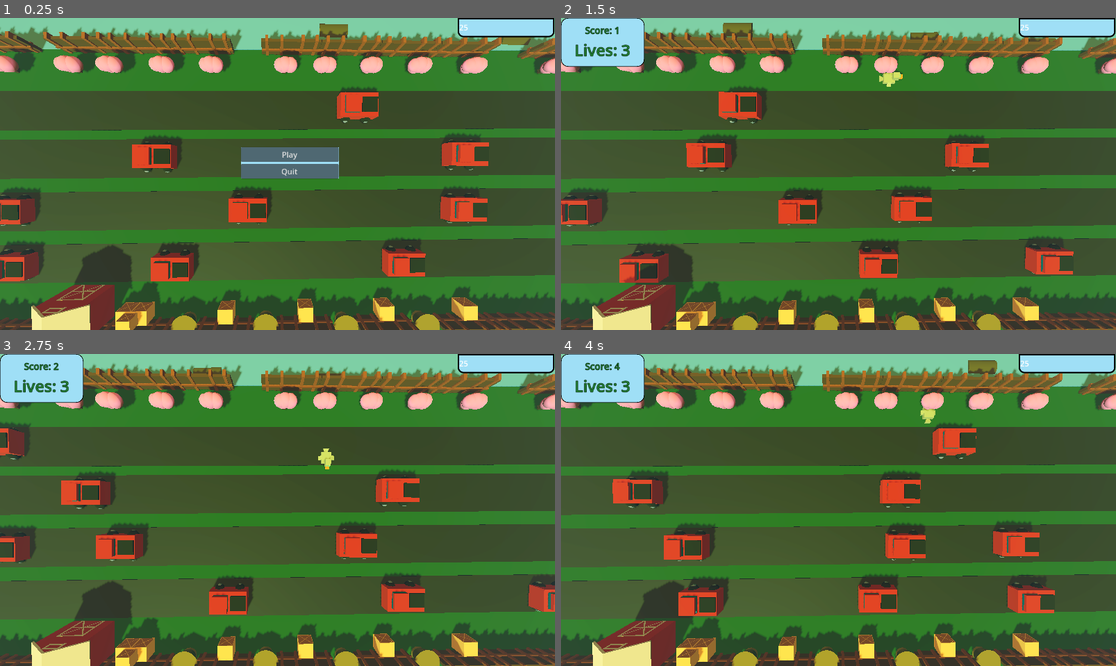
Above: before the commit, frames 1-4 (two rows, left to right).
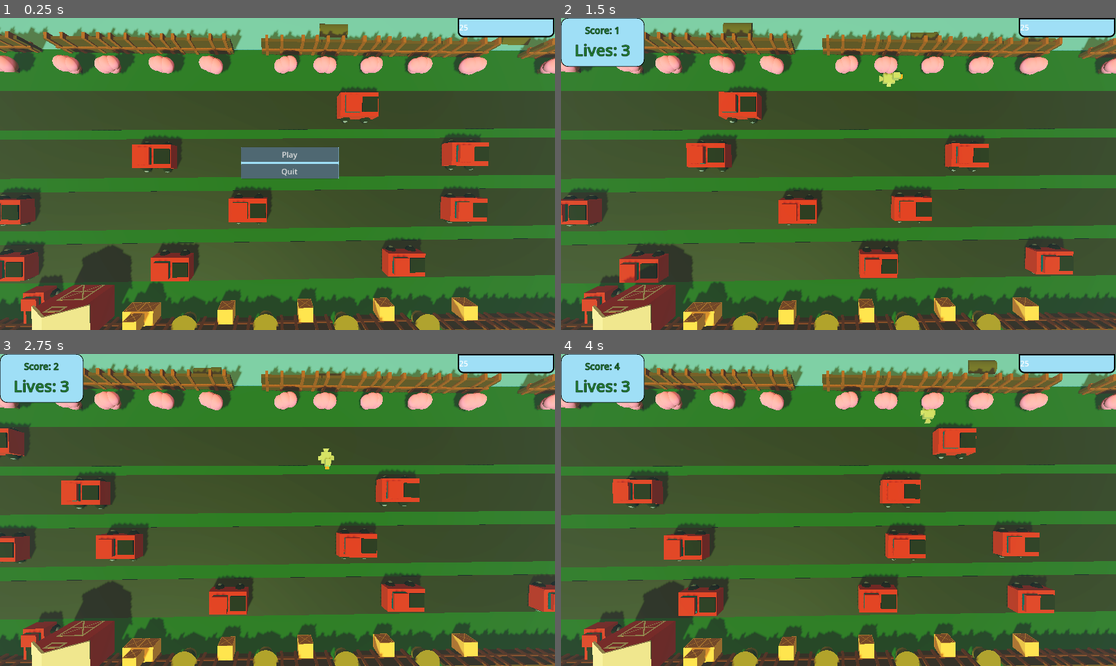
Above: after the commit, the same moments.

Repository: PushingPolygons/dangerxing-PCCDanny
Game: Godot game, scene res://Main/Main.tscn
The game is run twice, just before and just after one commit, with the same random seed, the same clock (stepped at 60 frames per second) and the same inputs.
Inputs:
- Up to frame 1 (0.25 s): no input
- Up to frame 2 (1.5 s): click "Play" at 0.5 s; hold D (move_right) from 1.28 s (still down)
- Up to frame 3 (2.75 s): release D (move_right) at 2.03 s; hold S (move_down) from 2.03 s (still down)
- Up to frame 4 (4 s): release S (move_down) at 2.78 s; hold D (move_right) 2.78-3.53 s; hold W (move_up) from 3.53 s (still down)

The runs differ from the first frame. In frame 1, 1.6% of the frame differs, in the area x 3-88%, y 9-100%; in frame 2, 1.5%; in frame 3, 1.6%; in frame 4, 1.6%.

Commit message:
added more art assets to game
car near barn, barn reorganized.

Diff:
--- a/Code/Main/Main.tscn
+++ b/Code/Main/Main.tscn
@@ -233,6 +233,11 @@
 speed = 18.0
 is_safe = false
 
+[node name="Vehicle10" parent="Cars" instance=ExtResource("4_bruup")]
+transform = Transform3D(0.8643, 0, 0.00805397, 0, 1, 0, -0.00856843, 0, 0.812406, -17.2572, 0.543458, 9.16159)
+speed = 0.0
+is_safe = false
+
 [node name="boats" type="Node3D" parent="."]
 
 [node name="Vehicle10" parent="boats" instance=ExtResource("4_bruup")]
@@ -324,12 +329,12 @@
 [node name="Bushes" type="Node3D" parent="."]
 
 [node name="MeshInstance3D" type="MeshInstance3D" parent="Bushes"]
-transform = Transform3D(1, 0, 0, 0, 1, 0, 0, 0, 1, -0.0272501, 0.269292, -7.39223)
+transform = Transform3D(0.970679, 0, 0.240381, 0, 1, 0, -0.240381, 0, 0.970679, -0.0272501, 0.269292, -7.39223)
 material_override = SubResource("StandardMaterial3D_4fn41")
 mesh = SubResource("BoxMesh_x7aw4")
 
 [node name="hedge" type="MeshInstance3D" parent="Bushes/MeshInstance3D"]
-transform = Transform3D(1, 0, 0, 0, 1, 0, 0, 0, 1, 0, 0.72724, 0)
+transform = Transform3D(0.998523, 0, 0.0543228, 0, 1, 0, -0.0543228, 0, 0.998523, 0, 0.72724, 0)
 material_override = SubResource("StandardMaterial3D_dcap6")
 mesh = SubResource("SphereMesh_5sdde")
 
@@ -349,7 +354,7 @@
 mesh = SubResource("SphereMesh_5qwq4")
 
 [node name="MeshInstance3D7" type="MeshInstance3D" parent="Bushes"]
-transform = Transform3D(1, 0, 0, 0, 1, 0, 0, 0, 1, -5.09528, 0.269292, -7.39223)
+transform = Transform3D(0.964336, 0, -0.264681, 0, 1, 0, 0.264681, 0, 0.964336, -5.09528, 0.269292, -7.39223)
 material_override = SubResource("StandardMaterial3D_4fn41")
 mesh = SubResource("BoxMesh_x7aw4")
 
@@ -374,7 +379,7 @@
 mesh = SubResource("SphereMesh_5qwq4")
 
 [node name="MeshInstance3D8" type="MeshInstance3D" parent="Bushes"]
-transform = Transform3D(1, 0, 0, 0, 1, 0, 0, 0, 1, -8.4311, 0.269292, -7.39223)
+transform = Transform3D(0.993407, 0, -0.114642, 0, 1, 0, 0.114642, 0, 0.993407, -8.4311, 0.269292, -7.39223)
 material_override = SubResource("StandardMaterial3D_4fn41")
 mesh = SubResource("BoxMesh_x7aw4")
 
@@ -399,7 +404,7 @@
 mesh = SubResource("SphereMesh_5qwq4")
 
 [node name="MeshInstance3D9" type="MeshInstance3D" parent="Bushes"]
-transform = Transform3D(1, 0, 0, 0, 1, 0, 0, 0, 1, -11.9346, 0.269292, -7.39223)
+transform = Transform3D(-0.984628, 0, -0.174662, 0, 1, 0, 0.174662, 0, -0.984628, -11.9346, 0.269292, -7.39223)
 material_override = SubResource("StandardMaterial3D_4fn41")
 mesh = SubResource("BoxMesh_x7aw4")
 
@@ -424,7 +429,7 @@
 mesh = SubResource("SphereMesh_5qwq4")
 
 [node name="MeshInstance3D10" type="MeshInstance3D" parent="Bushes"]
-transform = Transform3D(1, 0, 0, 0, 1, 0, 0, 0, 1, -14.6505, 0.269292, -7.39223)
+transform = Transform3D(-0.985586, 0, 0.169177, 0, 1, 0, -0.169177, 0, -0.985586, -14.6505, 0.269292, -7.39223)
 material_override = SubResource("StandardMaterial3D_4fn41")
 mesh = SubResource("BoxMesh_x7aw4")
 
@@ -474,7 +479,7 @@
 mesh = SubResource("SphereMesh_5qwq4")
 
 [node name="MeshInstance3D2" type="MeshInstance3D" parent="Bushes"]
-transform = Transform3D(1, 0, 0, 0, 1, 0, 0, 0, 1, 2.66967, 0.269292, -7.39223)
+transform = Transform3D(0.99821, 0, -0.0598116, 0, 1, 0, 0.0598116, 0, 0.99821, 2.66967, 0.269292, -7.39223)
 material_override = SubResource("StandardMaterial3D_4fn41")
 mesh = SubResource("BoxMesh_x7aw4")
 
@@ -499,7 +504,7 @@
 mesh = SubResource("SphereMesh_5qwq4")
 
 [node name="MeshInstance3D3" type="MeshInstance3D" parent="Bushes"]
-transform = Transform3D(1, 0, 0, 0, 1, 0, 0, 0, 1, 5.91478, 0.269292, -7.39223)
+transform = Transform3D(0.99591, 0, 0.0903544, 0, 1, 0, -0.0903544, 0, 0.99591, 5.91478, 0.269292, -7.39223)
 material_override = SubResource("StandardMaterial3D_4fn41")
 mesh = SubResource("BoxMesh_x7aw4")
 
@@ -524,7 +529,7 @@
 mesh = SubResource("SphereMesh_5qwq4")
 
 [node name="MeshInstance3D4" type="MeshInstance3D" parent="Bushes"]
-transform = Transform3D(1, 0, 0, 0, 1, 0, 0, 0, 1, 9.25524, 0.269292, -7.39223)
+transform = Transform3D(1, 0, -0.000837713, 0, 1, 0, 0.000837713, 0, 1, 9.25524, 0.269292, -7.39223)
 material_override = SubResource("StandardMaterial3D_4fn41")
 mesh = SubResource("BoxMesh_x7aw4")
 
@@ -549,7 +554,7 @@
 mesh = SubResource("SphereMesh_5qwq4")
 
 [node name="MeshInstance3D5" type="MeshInstance3D" parent="Bushes"]
-transform = Transform3D(1, 0, 0, 0, 1, 0, 0, 0, 1, 13.0776, 0.269292, -7.39223)
+transform = Transform3D(-0.999832, 0, 0.0183075, 0, 1, 0, -0.0183075, 0, -0.999832, 13.0776, 0.269292, -7.39223)
 material_override = SubResource("StandardMaterial3D_4fn41")
 mesh = SubResource("BoxMesh_x7aw4")
 
@@ -771,6 +776,7 @@
 skeleton = NodePath("../..")
 
 [node name="boxes5" type="Node3D" parent="."]
+transform = Transform3D(1, 0, 0, 0, 1, 0, 0, 0, 1, 0.445298, -0.000270605, 0.0187516)
 
 [node name="MeshInstance3D" type="MeshInstance3D" parent="boxes5"]
 transform = Transform3D(1, 0, 0, 0, 1, 0, 0, 0, 1, -10.1363, 0.53331, 9.9551)
@@ -814,6 +820,7 @@
 skeleton = NodePath("../..")
 
 [node name="boxes6" type="Node3D" parent="."]
+transform = Transform3D(1, 0, 0, 0, 1, 0, 0, 0, 1, 0.445298, -0.0165241, 0.0187516)
 
 [node name="MeshInstance3D" type="MeshInstance3D" parent="boxes6"]
 transform = Transform3D(1, 0, 0, 0, 1, 0, 0, 0, 1, -11.1759, 0.549936, 9.94884)
@@ -857,6 +864,7 @@
 skeleton = NodePath("../..")
 
 [node name="boxes7" type="Node3D" parent="."]
+transform = Transform3D(1, 0, 0, 0, 1, 0, 0, 0, 1, 0.445298, 0.0159044, 0.0187516)
 
 [node name="MeshInstance3D" type="MeshInstance3D" parent="boxes7"]
 transform = Transform3D(-0.886281, 0, -0.00793951, 0, 0.803712, 0, 0.00889472, 0, -0.791103, -10.6565, 1.47484, 9.94884)
@@ -943,7 +951,7 @@
 skeleton = NodePath("../..")
 
 [node name="Doorway4" type="MeshInstance3D" parent="Barn/BarnBase"]
-transform = Transform3D(-0.00140644, 0.16596, 0, -0.3321, -0.000676186, 0, 0, 0, 0.520894, -0.00668287, -0.0426396, -0.240296)
+transform = Transform3D(0.00930388, 0.165895, 0, -0.331973, 0.00467606, 0, 0, 0, 0.520894, -0.00668287, -0.0426396, -0.240296)
 material_override = SubResource("StandardMaterial3D_u1ctq")
 mesh = SubResource("BoxMesh_0saph")
 skeleton = NodePath("../..")
@@ -961,25 +969,25 @@
 skeleton = NodePath("../..")
 
 [node name="Roofwindow" type="MeshInstance3D" parent="Barn/BarnBase"]
-transform = Transform3D(-0.00140922, 0.0950579, 0, -0.332757, -0.000387303, 0, 0, 0, 0.520894, 0.00661898, 0.559316, -0.244244)
+transform = Transform3D(-0.00140922, 0.0950579, 0, -0.332757, -0.000387303, 0, 0, 0, 0.520894, 0.00661898, 0.528199, -0.244244)
 material_override = SubResource("StandardMaterial3D_u1ctq")
 mesh = SubResource("BoxMesh_0saph")
 skeleton = NodePath("../..")
 
-[node name="Roofwindow2" type="MeshInstance3D" parent="Barn/BarnBase"]
-transform = Transform3D(-0.00140922, 0.0950579, 0, -0.332757, -0.000387303, 0, 0, 0, 0.520894, 0.00583744, 0.691241, -0.244244)
+[node name="Roofwindow2" type="MeshInstance3D" parent="Barn/BarnBase/Roofwindow"]
+transform = Transform3D(1, 0, 0, 9.31323e-10, 1, 0, 0, 0, 1, -0.396444, -0.0140953, 0)
 material_override = SubResource("StandardMaterial3D_u1ctq")
 mesh = SubResource("BoxMesh_0saph")
-skeleton = NodePath("../..")
-
-[node name="Roofwindow3" type="MeshInstance3D" parent="Barn/BarnBase"]
-transform = Transform3D(0.339348, 2.3613e-05, 0, -0.00017427, 0.0442369, 0, 0, 0, 0.520894, 0.148912, 0.624937, -0.244244)
+skeleton = NodePath("../../..")
+
+[node name="Roofwindow3" type="MeshInstance3D" parent="Barn/BarnBase/Roofwindow"]
+transform = Transform3D(-0.00363131, -0.132939, 0, 3.56985, -0.00172239, 0, 0, 0, 1, -0.198943, 1.49396, 0)
 material_override = SubResource("StandardMaterial3D_u1ctq")
 mesh = SubResource("BoxMesh_0saph")
-skeleton = NodePath("../..")
-
-[node name="Roofwindow4" type="MeshInstance3D" parent="Barn/BarnBase"]
-transform = Transform3D(0.339348, 2.3613e-05, 0, -0.00017427, 0.0442369, 0, 0, 0, 0.520894, -0.136297, 0.624937, -0.244244)
+skeleton = NodePath("../../..")
+
+[node name="Roofwindow4" type="MeshInstance3D" parent="Barn/BarnBase/Roofwindow"]
+transform = Transform3D(-0.00363131, -0.132939, 0, 3.56985, -0.00172239, 0, 0, 0, 1, -0.195451, -1.50636, 0)
 material_override = SubResource("StandardMaterial3D_u1ctq")
 mesh = SubResource("BoxMesh_0saph")
-skeleton = NodePath("../..")
+skeleton = NodePath("../../..")
